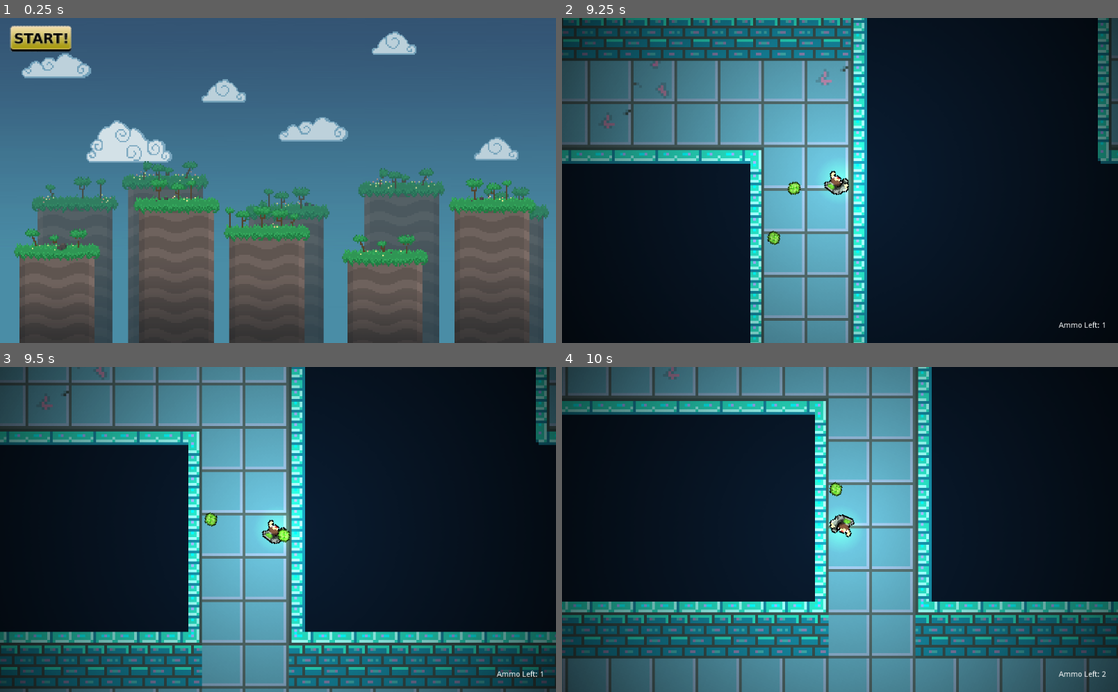
Above: before the commit, frames 1-4 (two rows, left to right).
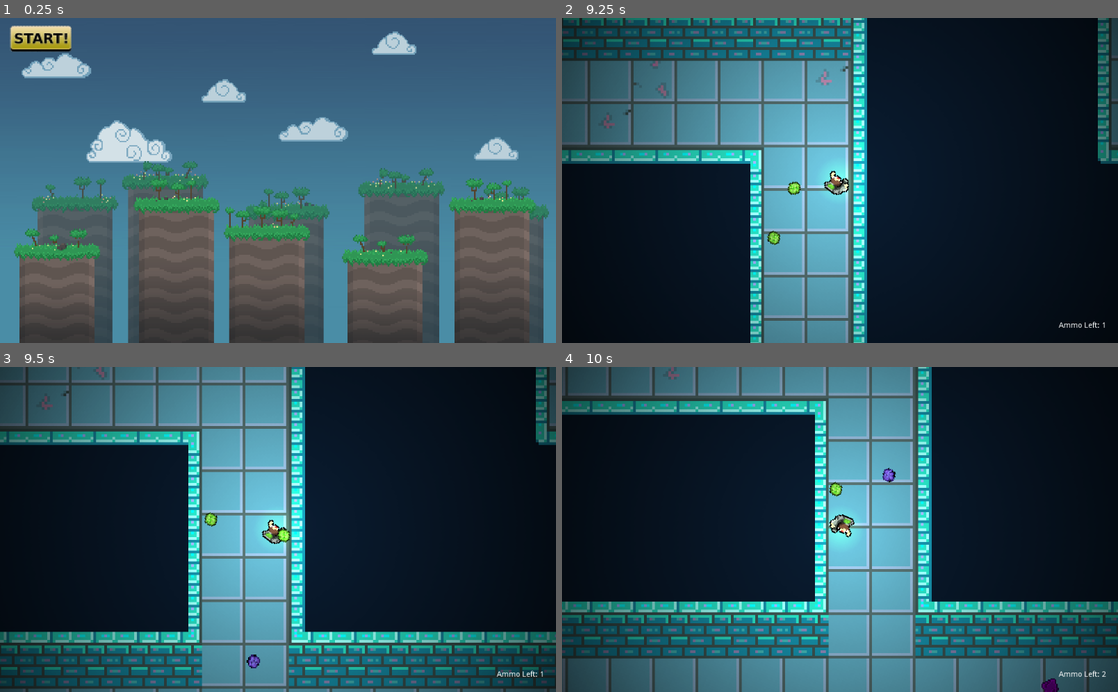
Above: after the commit, the same moments.

Repository: godofecht/Decomposition-Godofecht
Game: Godot game, scene res://SplashScreen/Background.tscn
Same seed, same stepped clock (60 frames per second), same inputs: the game is played once before the commit and once after it.
Inputs (mouse positions are in pixels of both pictures, inside the frame that each line leads up to):
- Up to frame 1 (0.25 s): no input
- Up to frame 2 (9.25 s): click (617, 47) at 0.5 s; tap Enter at 1.25, 4.25 s; move the mouse to (962, 164) at 1.27 s; hold Right 1.28-2.03 s; hold S (KEY_DOWN) 1.28-2.03 s; move the mouse to (728, 196) at 2.02 s; hold Down 2.03-2.78 s; tap A (KEY_LEFT) at 2.1, 6.6 s; tap Space at 2.75, 6.5 s; move the mouse to (895, 109) at 2.77 s; hold Right 2.78-3.53 s; hold D (KEY_RIGHT) 2.78-3.53 s; move the mouse to (812, 245) at 3.52 s; hold Up 3.53-4.28 s; tap W (KEY_UP) at 3.6, 8.1 s; move the mouse to (1006, 229) at 4.27 s; hold Left 4.28-5.78 s; click (1006, 229) at 4.35 s; move the mouse to (673, 131) at 5.02 s; right-click (673, 131) at 5.1 s; move the mouse to (867, 180) at 5.77 s; hold Down 5.78-6.53 s; hold S (KEY_DOWN) 5.78-6.53 s; move the mouse to (756, 99) at 6.52 s; hold Right 6.53-7.28 s; move the mouse to (962, 164) at 7.27 s; hold Up 7.28-8.03 s; hold D (KEY_RIGHT) 7.28-8.03 s; move the mouse to (728, 196) at 8.02 s; hold Right 8.03-8.78 s; move the mouse to (895, 109) at 8.77 s; hold Down from 8.78 s (still down); click (895, 109) at 8.85 s
- Up to frame 3 (9.5 s): keep holding Down
- Up to frame 4 (10 s): move the mouse to (812, 594) at 9.52 s; release Down at 9.53 s; hold Left from 9.53 s (still down); right-click (812, 594) at 9.6 s

Frames 1-2 are identical in both runs. In frame 3, less than 0.1% of the frame differs, in the area x 44-47%, y 88-93%; in frame 4, 0.2%, in the area x 57-90%, y 30-100%.

Commit message:
Added Pink Turrets

Diff:
--- a/Player/Player.gd
+++ b/Player/Player.gd
@@ -190,6 +190,8 @@
 		velocity = velocity.move_toward(-getVectorToTransform(body) * MAX_SPEED, ACCELERATION)
 	elif (body.filename == 'res://Bosses/BigBoi/BigBoi.tscn'):
 		take_damage(10)
+	elif(body.filename == 'res://Turret/Turret.tscn'):
+		pass
 	elif(body.color == "blue"):
 		take_damage(1)
 	print(body.filename)
--- a/Turret/Turret.tscn
+++ b/Turret/Turret.tscn
@@ -1,6 +1,6 @@
 [gd_scene load_steps=12 format=2]
 
-[ext_resource path="res://Bacteria/Bacteria.gd" type="Script" id=1]
+[ext_resource path="res://Turret/Turret.gd" type="Script" id=1]
 [ext_resource path="res://Bacteria/SFX/Enemy - Vocal 1.ogg" type="AudioStream" id=2]
 [ext_resource path="res://Bacteria/SFX/Enemy - Bullet Hit.ogg" type="AudioStream" id=3]
 [ext_resource path="res://Bacteria/SFX/Enemy - Death Small.ogg" type="AudioStream" id=4]
@@ -13,7 +13,7 @@
 bounce = 1.0
 
 [sub_resource type="CircleShape2D" id=2]
-radius = 0.493964
+radius = 0.36295
 
 [sub_resource type="Animation" id=3]
 resource_name = "Death"
@@ -64,10 +64,10 @@
 }
 
 [sub_resource type="CapsuleShape2D" id=5]
-radius = 0.0282473
+radius = 0.0164574
 height = 0.00549048
 
-[node name="Bacteria" type="RigidBody2D"]
+[node name="Turret" type="RigidBody2D"]
 collision_layer = 4
 collision_mask = 7
 physics_material_override = SubResource( 1 )
--- a/World/World.tscn
+++ b/World/World.tscn
@@ -8,6 +8,7 @@
 [ext_resource path="res://World/World.gd" type="Script" id=6]
 [ext_resource path="res://World/BackgroundSounds/Music 1.wav" type="AudioStream" id=7]
 [ext_resource path="res://Bosses/BigBoi/BigBoi.tscn" type="PackedScene" id=8]
+[ext_resource path="res://Turret/Turret.tscn" type="PackedScene" id=9]
 
 [sub_resource type="ConvexPolygonShape2D" id=1]
 points = PoolVector2Array( 0, 0, 16, 0, 16, 16, 0, 16 )
@@ -591,6 +592,26 @@
 [node name="Enemies" type="YSort" parent="YSort - Entities"]
 position = Vector2( 14.9641, 6.80182 )
 
+[node name="Turret" parent="YSort - Entities/Enemies" instance=ExtResource( 9 )]
+modulate = Color( 1, 0, 0.701961, 1 )
+position = Vector2( 353.135, 349.165 )
+
+[node name="Turret2" parent="YSort - Entities/Enemies" instance=ExtResource( 9 )]
+modulate = Color( 1, 0, 0.701961, 1 )
+position = Vector2( 534.265, 314.608 )
+
+[node name="Turret3" parent="YSort - Entities/Enemies" instance=ExtResource( 9 )]
+modulate = Color( 1, 0, 0.701961, 1 )
+position = Vector2( 499.055, 511.506 )
+
+[node name="Turret4" parent="YSort - Entities/Enemies" instance=ExtResource( 9 )]
+modulate = Color( 1, 0, 0.701961, 1 )
+position = Vector2( 752.938, 516.603 )
+
+[node name="Turret5" parent="YSort - Entities/Enemies" instance=ExtResource( 9 )]
+modulate = Color( 1, 0, 0.701961, 1 )
+position = Vector2( 659.354, -4.13647 )
+
 [node name="BigBoi" parent="YSort - Entities/Enemies" instance=ExtResource( 8 )]
 position = Vector2( 831.682, -678.751 )
 
Not shown: 1 places in World/World.tscn that only renumber resources
Not shown, added: Bosses/BigBoi/SFX/Enemy - Boss Vocal 01.ogg.reapeaks
Not shown, added: Bosses/BigBoi/SFX/Enemy - Boss Vocal 02.ogg.reapeaks
Not shown, added: Bosses/BigBoi/SFX/Enemy - Boss Vocal 03.ogg.reapeaks
Not shown, added: Bosses/BigBoi/SFX/Enemy - Boss Vocal 04.ogg.reapeaks
Not shown, added: Bosses/BigBoi/SFX/Enemy - Boss Vocal 05.ogg.reapeaks
